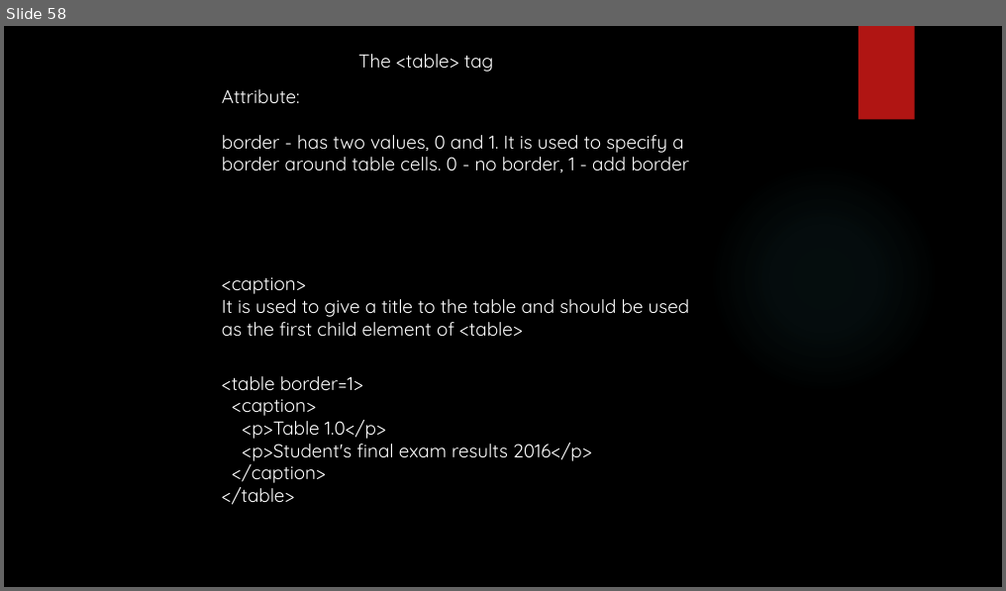
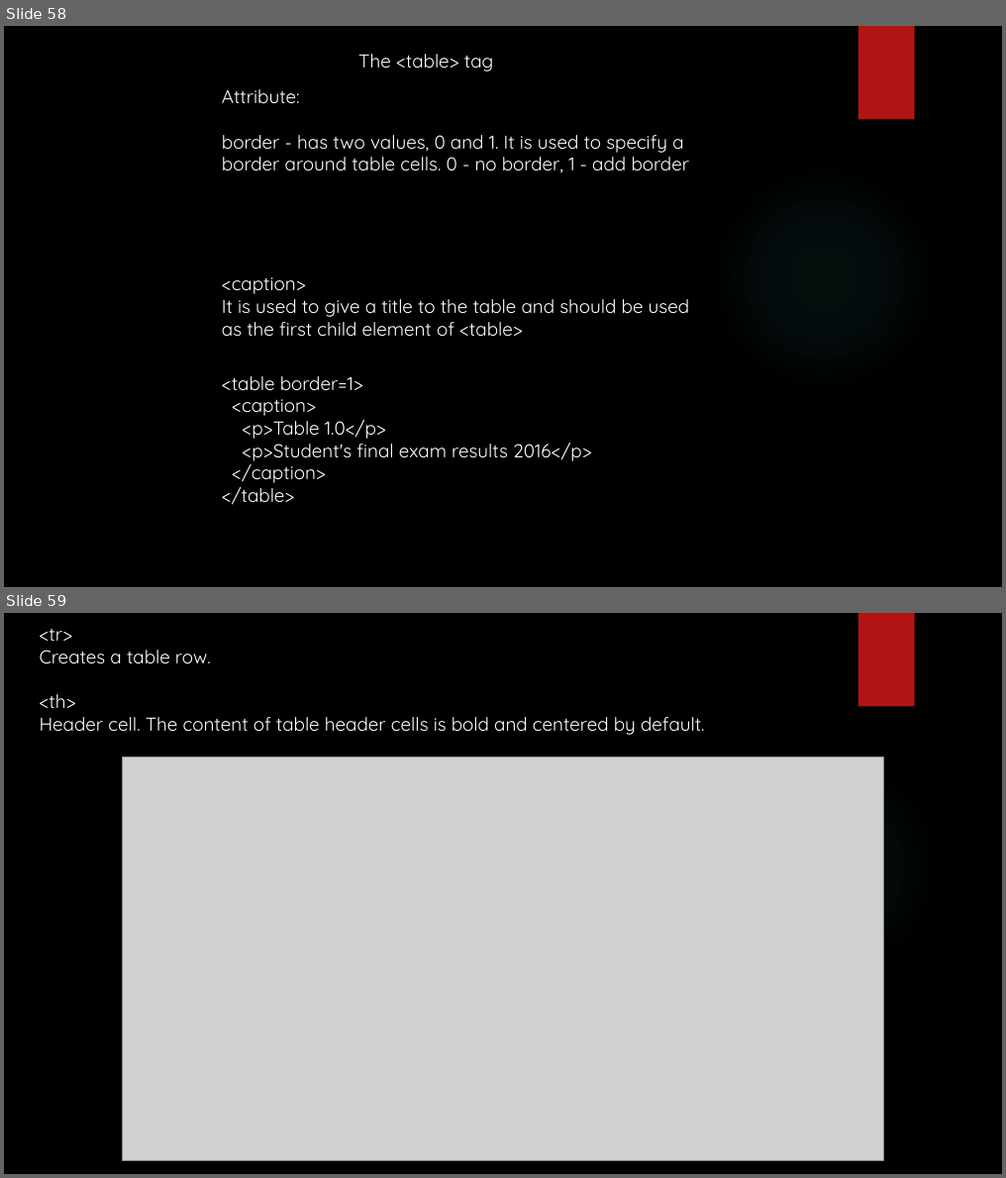
Before and after one commit to yogeshwar1996/HTML5CSS, a slide deck: Fundamentals of HTML and CSS.pptx. Shown one above the other, each under a label of ours: slide 58 before the commit, slides 58 and 59 after it. The pictures are 1006x591 and 1006x1178 pixels, drawn with LibreOffice and Linux fonts; fonts in the diff are those of the drawing; grey boxes stand for pictures; background and template pictures are left out. Boxes give left, top, right and bottom in pixels: in the first picture for what was removed or moved away, otherwise in the second. Text is boxed around its words. In the diff, an @@ line names an element or a change of style, - is before the commit and + after.

Commit message:
add table example

```diff
--- a/Fundamentals of HTML and CSS.pptx
+++ b/Fundamentals of HTML and CSS.pptx
@@ slide 59 added at <box>4,613,1002,1174</box>, background picture (left out); not listed: 2 template elements that a slide beside it also shows @@
@@ text added at <box>40,629,705,735</box>, 18 pt, text #FFFFFF @@
+<tr>
+Creates a table row.
+<th>
+Header cell. The content of table header cells is bold and centered by default.
@@ picture added at <box>122,757,884,1161</box> @@
```
Also in this commit, not shown: 2 other files.
